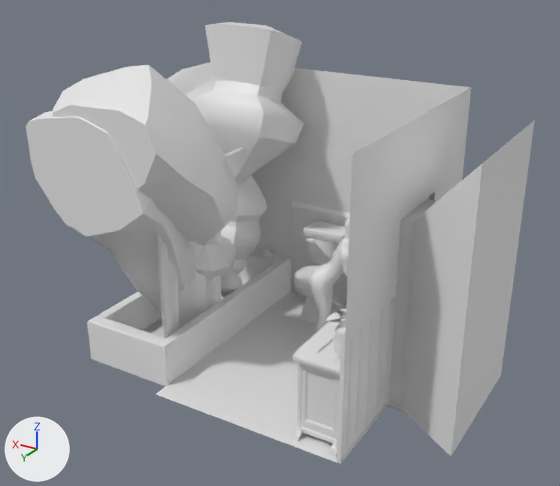
Two versions of the Blender file scenes/shower.blend, one commit apart.
Rendered twice from a 50 mm lens placed at (-137.0, 237.0, 171.0), pointed at (7.0, -3.0, 52.0). The axes (+X, +Y, +Z) are drawn at lower left. The lights are the same throughout.

The scene before the commit, as lines of its bpy script (objects in view):
```python
me_bathroom = bpy.data.meshes.new('bathroom')
me_bathroom.from_pydata(...)  # 136 vertices, 71 faces; spans x -11.9..73.3, y -33.1..43.2, z -61.8..41.7
me_bathroom.materials.append(mat_default_obj_001)  # white #e7e7e7
me_smoke2__1 = bpy.data.meshes.new('smoke2 (1)')
me_smoke2__1.from_pydata(...)  # 340 vertices, 330 faces; spans x -23.4..22.8, y -74.1..42.7, z -23.9..18.3
me_smoke2__1.materials.append(mat_default_obj_020)  # white #e7e7e7
me_tub = bpy.data.meshes.new('tub')
me_tub.from_pydata(...)  # 1241 vertices, 1035 faces; spans x -19.8..19.8, y -7.7..70.2, z -50.6..46.2
me_tub.materials.append(mat_default_obj_016)  # white #e7e7e7
ob_bathroom = bpy.data.objects.new('bathroom', me_bathroom)
ob_bathroom.location = (-40.9, -14.7, 32.8)
ob_bathroom.rotation_euler = (1.571, 0.0, 0.0)  # degrees (90, 0, 0)
ob_smoke2__1 = bpy.data.objects.new('smoke2 (1)', me_smoke2__1)
ob_smoke2__1.location = (45.4, -36.2, 85.6)
ob_smoke2__1.rotation_euler = (1.571, 0.0, 0.0)  # degrees (90, 0, 0)
ob_tub = bpy.data.objects.new('tub', me_tub)
ob_tub.location = (52.0, -10.3, 8.7)
ob_tub.rotation_euler = (1.571, 0.0, 0.0)  # degrees (90, 0, 0)
# also in view: 'bathroom.002' at (-7.0, -5.0, 38.0); 'smoke1 (1)' at (74.0, -38.0, 59.0); 'smoke3 (1)' at (45.0, 9.0, 64.0); 'drawers' at (-34.0, 28.0, 19.0); 'bathroom.004' at (52.0, -56.0, 55.0)
```
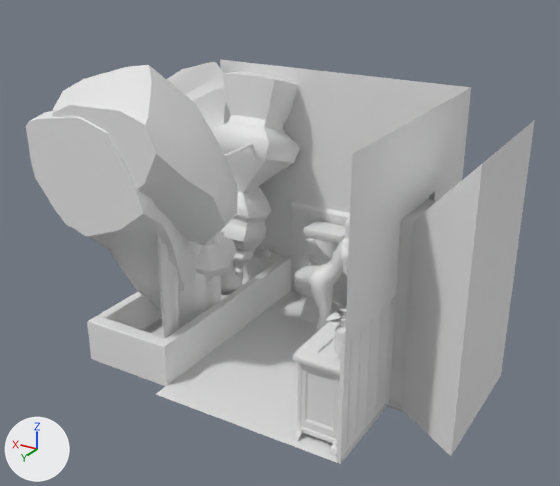
Location of each change, [x1, y1, x2, y2] in pixels of the pictures (560 x 486 px):
'smoke2 (1)', moved, rescaled (20% narrower, 24% shorter): before [191, 22, 304, 298]; after [211, 71, 301, 280]

What the commit changed:
Object 'smoke2 (1)' (ob_smoke2__1) moves from (45.4, -36.2, 85.6) to (45.4, -43.0, 73.5).
Object 'smoke2 (1)' (ob_smoke2__1) is rescaled from (1.0, 1.0, 1.0) to (0.828, 0.782, 0.828).
